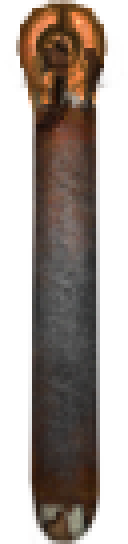
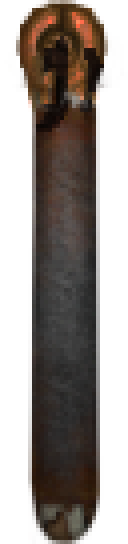
Revision of a layered 128x544 image; what changed, layer by layer:
pixels changed over [16, 0, 108, 544] (layer not identified)
